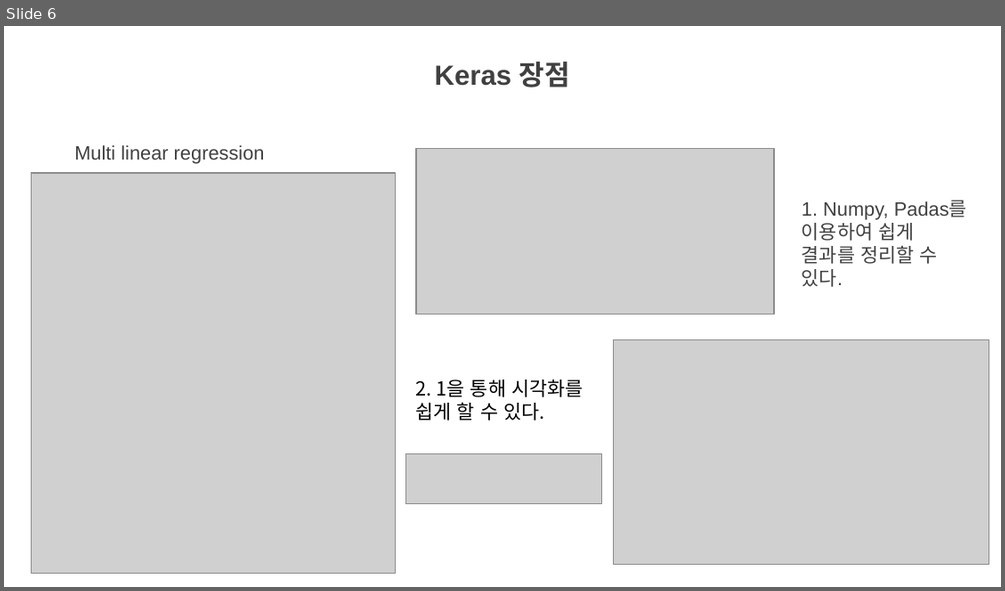
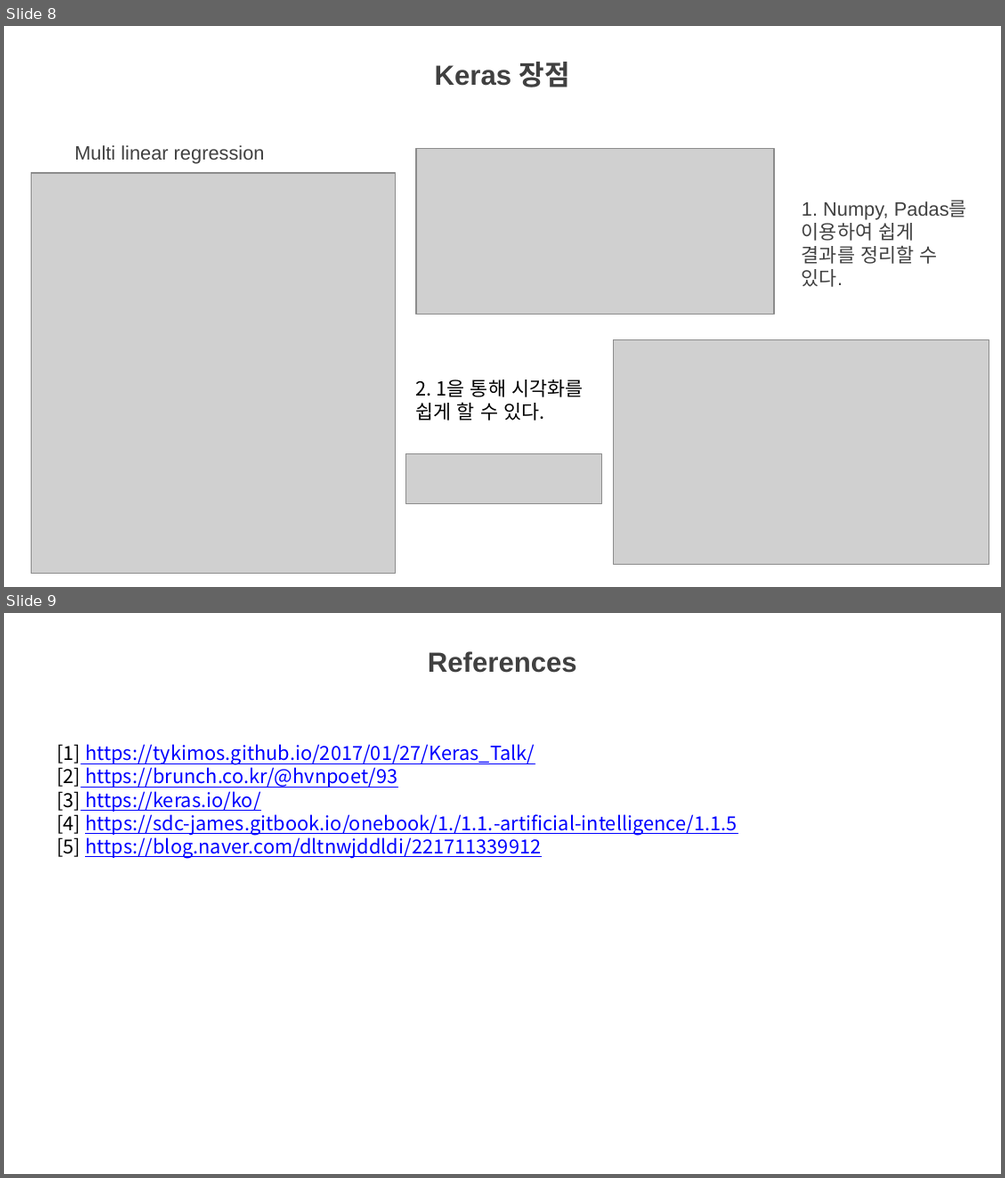
Before and after one commit to hana-dool/Keras, a slide deck: Week 2/Keras 중간발표.pptx. Shown one above the other, each under a label of ours: slide 6 before the commit, slides 8 and 9 after it. The pictures are 1005x591 and 1005x1178 pixels, drawn with LibreOffice and Linux fonts; fonts in the diff are those of the drawing; grey boxes stand for pictures; background and template pictures are left out. Boxes give left, top, right and bottom in pixels: in the first picture for what was removed or moved away, otherwise in the second. Text is boxed around its words. In the diff, an @@ line names an element or a change of style, - is before the commit and + after.

```diff
--- a/Week 2/Keras 중간발표.pptx
+++ b/Week 2/Keras 중간발표.pptx
@@ slide 9 added at (x1=4, y1=613, x2=1001, y2=1174), background picture (left out) @@
@@ title added at (x1=428, y1=651, x2=577, y2=673), 20 pt, text #404040, bold @@
+References
@@ text added at (x1=57, y1=744, x2=736, y2=859), 14 pt, text #0000FF, underline @@
+[1] https://tykimos.github.io/2017/01/27/Keras_Talk/
+[2] https://brunch.co.kr/@hvnpoet/93
+[3] https://keras.io/ko/
+[4] https://sdc-james.gitbook.io/onebook/1./1.1.-artificial-intelligence/1.1.5
+[5] https://blog.naver.com/dltnwjddldi/221711339912
@@ what was slide 6 is now slide 8 @@
```
Also in this commit, not shown: 2 slides changed, 3 other slides added, 1 slide removed.
